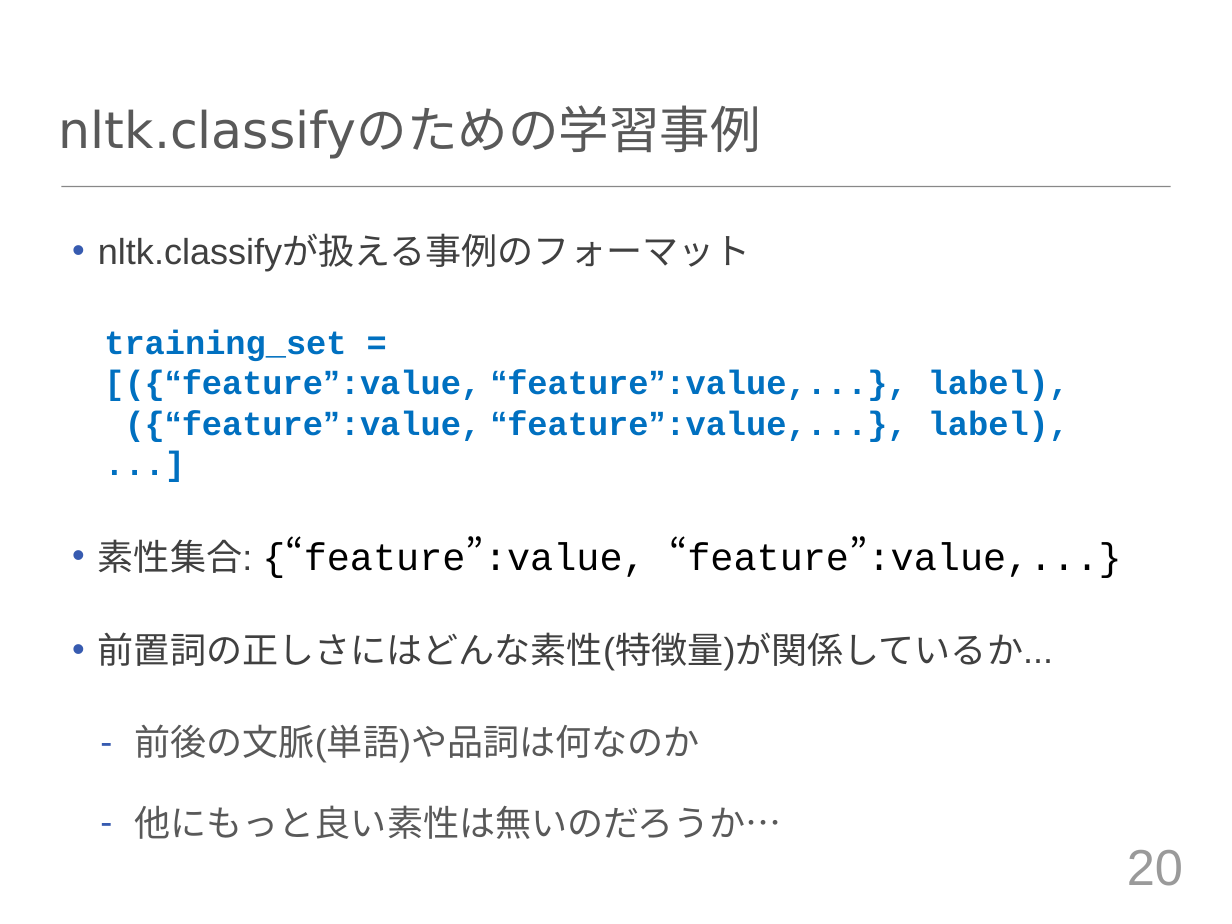
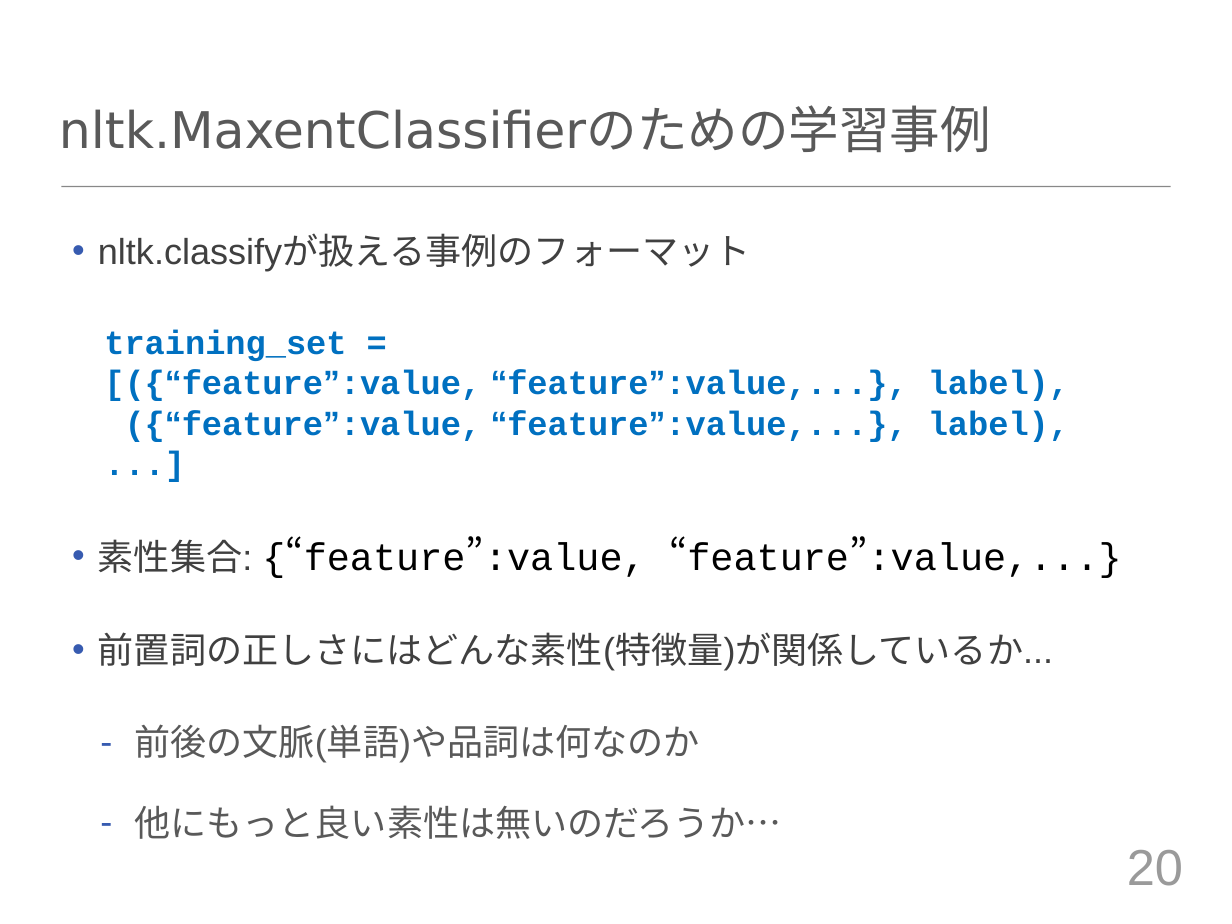
Before and after one commit to tuxedocat/ss2012, a slide deck: slide 20 of ss2012_slide.pptx. Drawn at 1232x924 pixels with LibreOffice and Linux fonts; fonts in the diff are those of the drawing. Boxes give left, top, right and bottom in pixels: in the first picture for what was removed or moved away, otherwise in the second. Text is boxed around its words. In the diff, an @@ line names an element or a change of style, - is before the commit and + after.

```diff
--- a/ss2012_slide.pptx
+++ b/ss2012_slide.pptx
@@ title at (59, 107, 991, 152): text changed @@
-nltk.classifyのための学習事例
+nltk.MaxentClassifierのための学習事例
```
Also in this commit, not shown: 9 other slides changed, 2 slides added, 1 slide removed, 4 other files.
